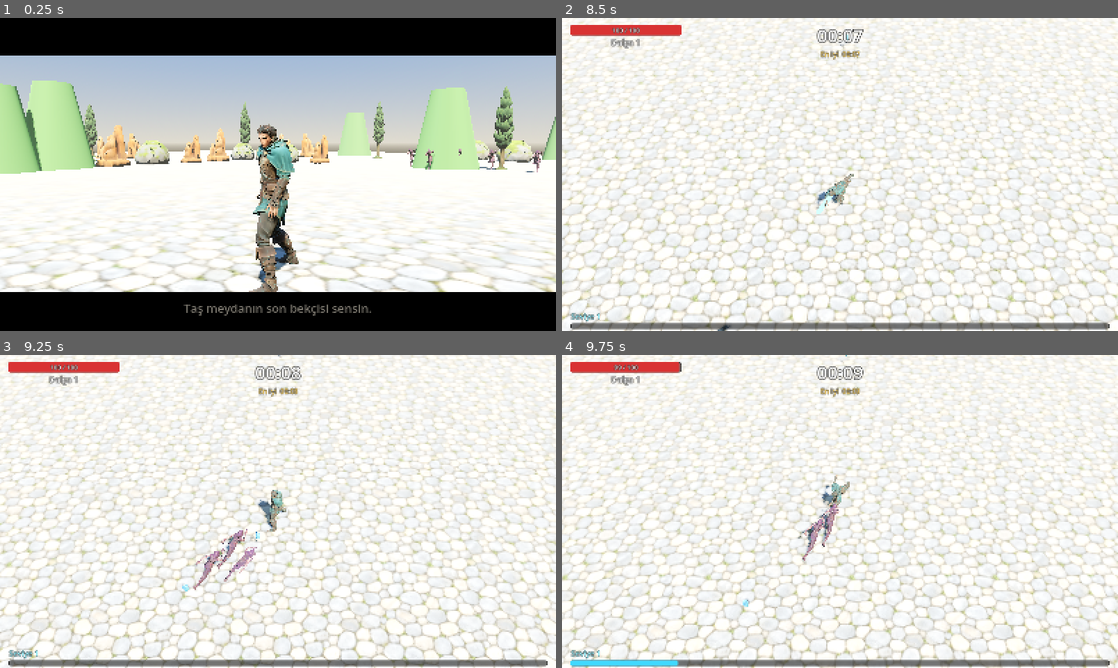
Above: before the commit, frames 1-4 (two rows, left to right).
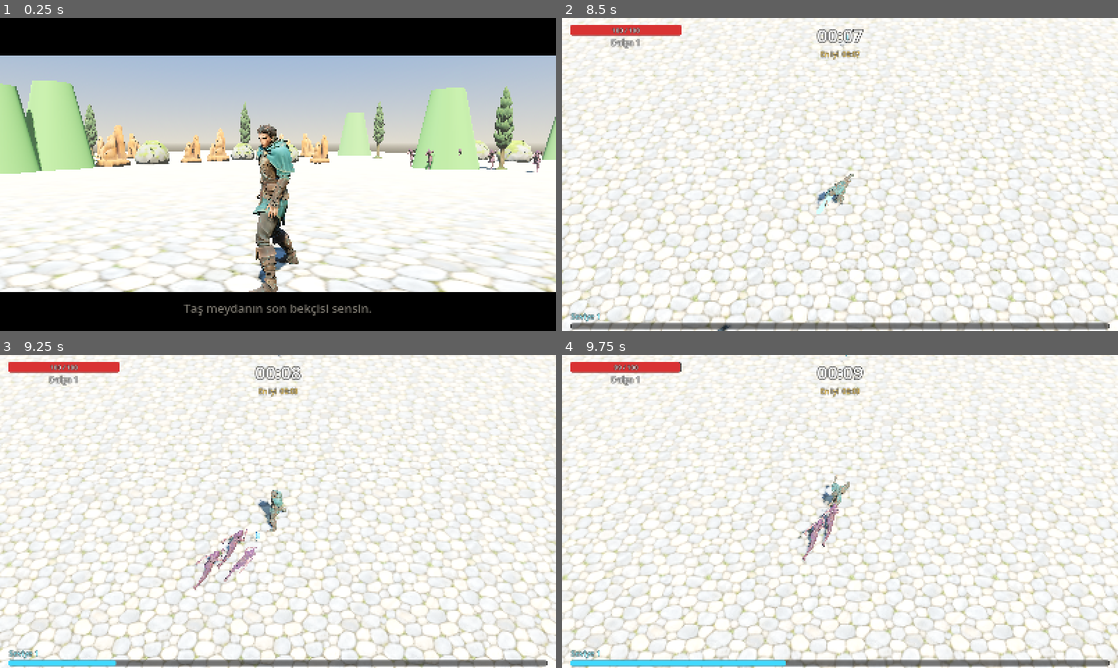
Above: after the commit, the same moments.

Repository: bebisland/yusufipk-hayatta-kal-bebis
Game: Godot game, scene res://scenes/intro.tscn
Two runs of this game, one before a commit and one after it. Both use one fixed random seed, a clock stepped at 60 frames per second and the inputs below.
Inputs (mouse positions are in pixels of both pictures, inside the frame that each line leads up to):
- Up to frame 1 (0.25 s): no input
- Up to frame 2 (8.5 s): tap Enter (ui_accept) at 0.5, 0.77, 3.77, 6.77 s; move the mouse to (962, 158) at 0.52 s; hold Right (ui_right) 0.53-1.25 s; tap Backspace every 1.5 s from 0.6 to 8.1 s; click (962, 158) at 0.67 s; drag from (728, 190) to (812, 237) at 1.27 s; move the mouse to (895, 105) at 2.02 s; hold D (move_right) 2.03-2.75 s; drag from (812, 237) to (673, 127) at 2.77 s; move the mouse to (1006, 221) at 3.52 s; hold A (move_left) 3.53-4.25 s; drag from (673, 127) to (756, 96) at 4.27 s; move the mouse to (867, 174) at 5.02 s; hold S (move_down) 5.03-5.75 s; click (867, 174) at 5.17 s; drag from (756, 96) to (728, 190) at 5.77 s; move the mouse to (962, 158) at 6.52 s; hold W (move_up) 6.53-7.25 s; drag from (728, 190) to (812, 237) at 7.27 s; move the mouse to (895, 105) at 8.02 s; hold S (move_down) from 8.03 s (still down)
- Up to frame 3 (9.25 s): release S (move_down) at 8.75 s; drag from (250, 574) to (111, 464) at 8.77 s
- Up to frame 4 (9.75 s): move the mouse to (1006, 558) at 9.52 s; hold W (move_up) from 9.53 s (still down); tap Backspace at 9.6 s; click (1006, 558) at 9.67 s

Frames 1-2 are identical in both runs. In frame 3, 0.5% of the frame differs, in the area x 1-35%, y 73-100%; in frame 4, 0.5%, in the area x 20-41%, y 2-100%.

Commit message:
Tune XP curve, pickup radius and fast enemy damage
Autopilot runs went from about 85 s at level 3-4 to 115-146 s at level 6.

Diff:
--- a/scripts/autopilot.gd
+++ b/scripts/autopilot.gd
@@ -30,5 +30,5 @@
 			pull = d.normalized()
 	var centre := -p / 20.0
 	centre.y = 0
-	var v := push * 6.0 + pull * 0.6 + centre * centre.length()
+	var v := push * 6.0 + pull * (1.5 if push.length() < 0.15 else 0.5) + centre * centre.length()
 	return Vector2(v.x, v.z).limit_length(1.0)
--- a/scripts/enemy.gd
+++ b/scripts/enemy.gd
@@ -4,7 +4,7 @@
 enum Kind { FAST, BRUTE }
 
 const STATS := {
-	Kind.FAST: {"hp": 14.0, "speed": 4.6, "dps": 12.0, "xp": 1, "radius": 0.4, "height": 1.55,
+	Kind.FAST: {"hp": 14.0, "speed": 4.6, "dps": 10.0, "xp": 1, "radius": 0.4, "height": 1.55,
 		"model": "res://assets/models/fast.glb", "color": Color(0.55, 0.3, 0.7)},
 	Kind.BRUTE: {"hp": 75.0, "speed": 2.1, "dps": 28.0, "xp": 5, "radius": 0.75, "height": 2.5,
 		"model": "res://assets/models/brute.glb", "color": Color(0.6, 0.25, 0.2)},
--- a/scripts/player.gd
+++ b/scripts/player.gd
@@ -17,7 +17,7 @@
 var damage := 10.0
 var shots := 1
 var attack_range := 14.0
-var pickup_radius := 3.5
+var pickup_radius := 4.5
 var xp := 0
 var level := 1
 var xp_need := 5
@@ -130,7 +130,7 @@
 	while xp >= xp_need:
 		xp -= xp_need
 		level += 1
-		xp_need = int(4 + level * 3 + pow(level, 1.6))
+		xp_need = int(3 + level * 2.5 + pow(level, 1.3))
 		pending_levels += 1
 	xp_changed.emit(xp, xp_need, level)
 	if pending_levels > 0:
